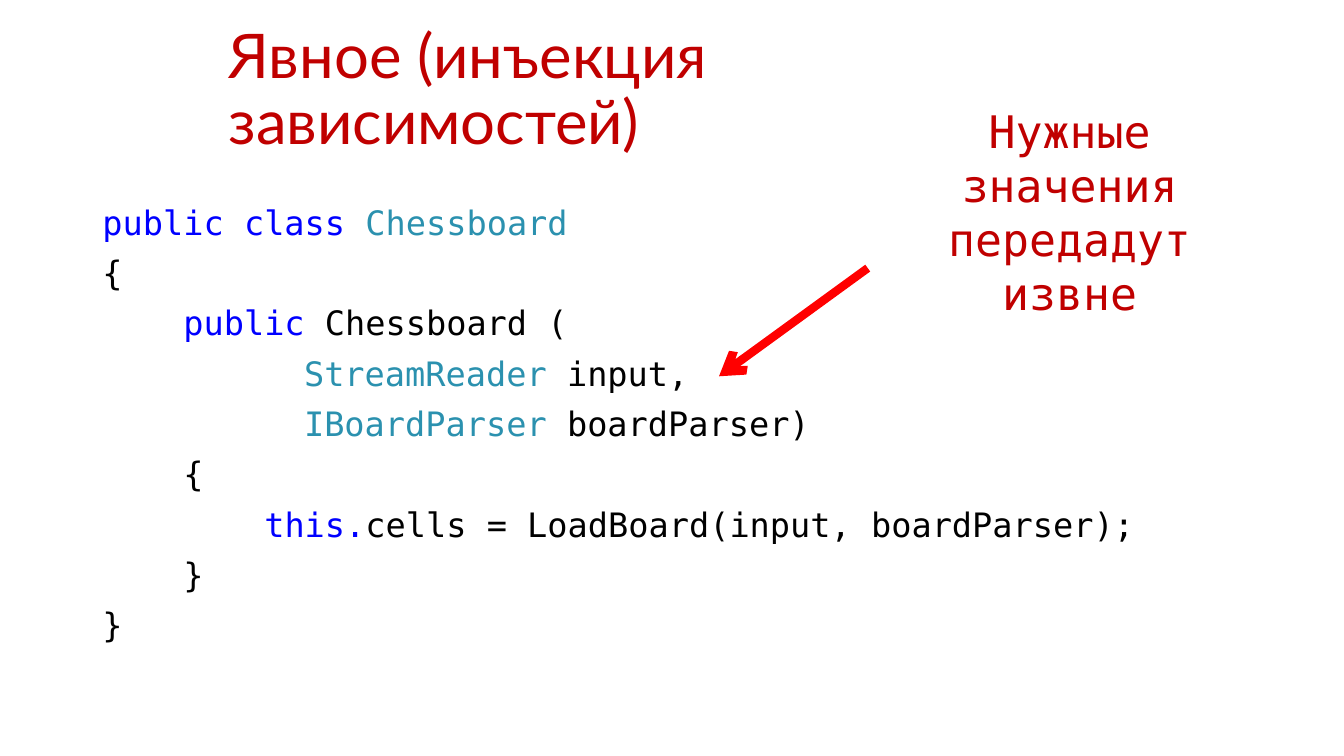
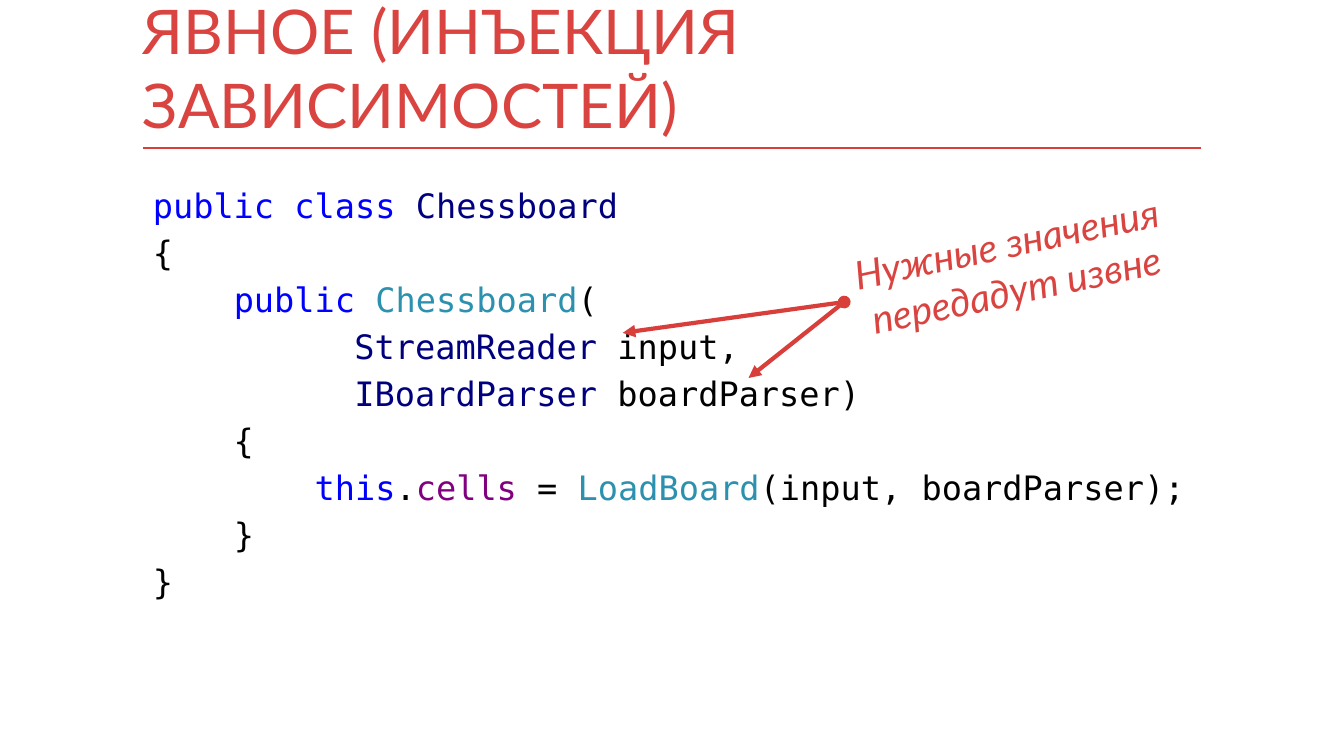
Before and after one commit to kontur-courses/di, a slide deck: slide 3 of di.pptx (slide 4 before the commit). Drawn at 1344x756 pixels with LibreOffice and Linux fonts; fonts in the diff are those of the drawing. Boxes give left, top, right and bottom in pixels: in the first picture for what was removed or moved away, otherwise in the second. Text is boxed around its words. In the diff, an @@ line names an element or a change of style, - is before the commit and + after.

```diff
--- a/di.pptx
+++ b/di.pptx
@@ title at [143,6,740,137]: text changed; text colour #C00000 to #D94440 @@
-Явное (инъекция зависимостей)
+ЯВНОЕ (ИНЪЕКЦИЯ ЗАВИСИМОСТЕЙ)
@@ title "ЯВНОЕ (ИНЪЕКЦИЯ ЗАВИСИМОСТЕЙ)" at [143,6,740,137]: vertical alignment middle to bottom @@
@@ line added from (143, 148) to (1202, 148), #D83F3B 1 pt @@
@@ text "public class Chessboard": place and size @@
-text "public class Chessboard" at [102,209,1134,544]
+text "public class Chessboard" at [153,192,1185,507]
@@ text "Нужные значения передадут извне": place and size @@
-text "Нужные значения передадут извне" at [948,115,1191,311]
+text "Нужные значения передадут извне" at [1070,254,1164,292]
@@ text "Нужные значения передадут извне" at [1070,254,1164,292]: size 32 to 28 pt, font DejaVu Sans Mono to Lato, text colour #C00000 to #D94440, italic on; vertical alignment middle to top; rotation 0 to 348 degrees @@
@@ text at [153,192,1185,507]: text colour #2B91AF to #00007F in "Chessboard", "StreamReader", "IBoardParser"; text colour #0000FF to #000000, text colour #000000 to #800080 in "this.cells"; text colour #000000 to #2B91AF in "LoadBoard(input,"; line spacing 0.9 to 1; less space between paragraphs @@
@@ text at [234,286,598,319]: text changed; text colour #000000 to #2B91AF @@
-public Chessboard (
+public Chessboard(
@@ double arrow added from (845, 302) to (623, 333), #D83F3B 3 pt @@
@@ arrow moved from (868, 268) - (719, 376) to (845, 302) - (749, 378) @@
@@ arrow (845, 302) - (749, 378): arrow to double arrow; stroke #FF0000 6 pt to #D83F3B 3 pt @@
```
Also in this commit, not shown: 14 other slides changed, 1 slide removed, 2 other files.
